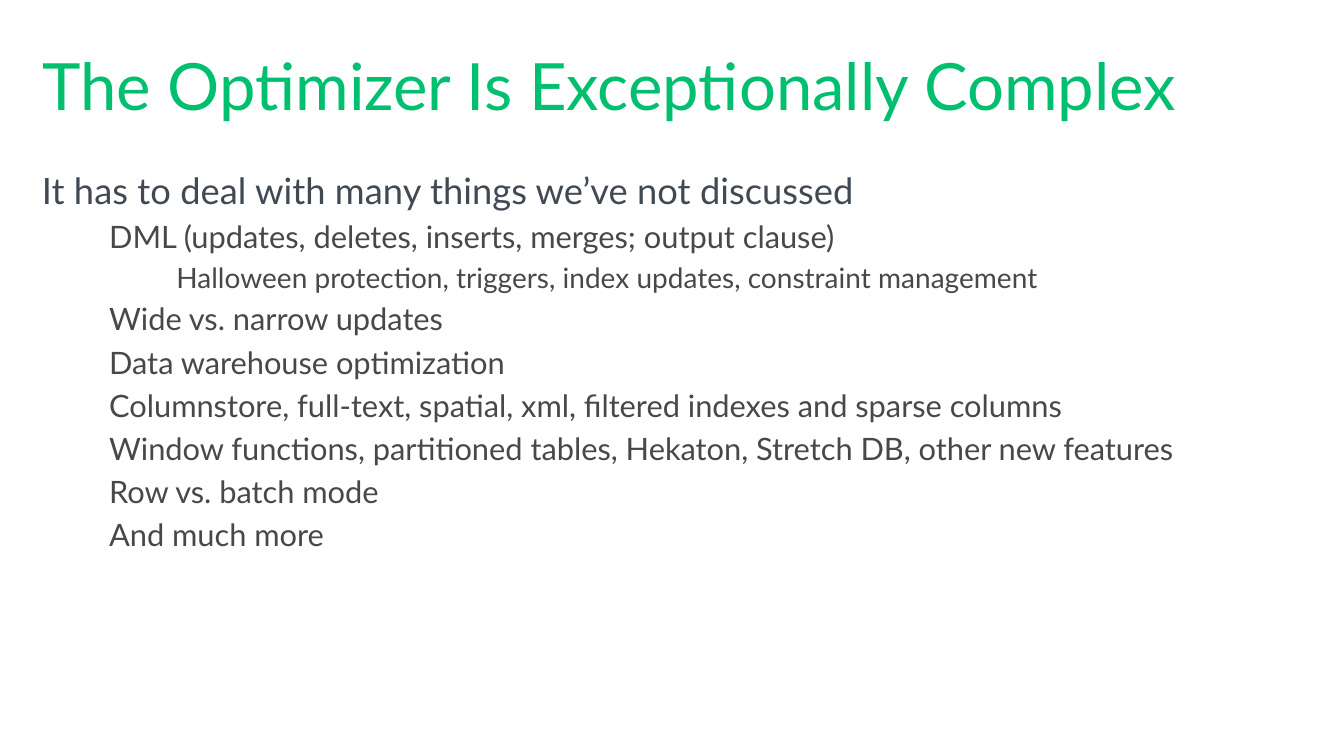
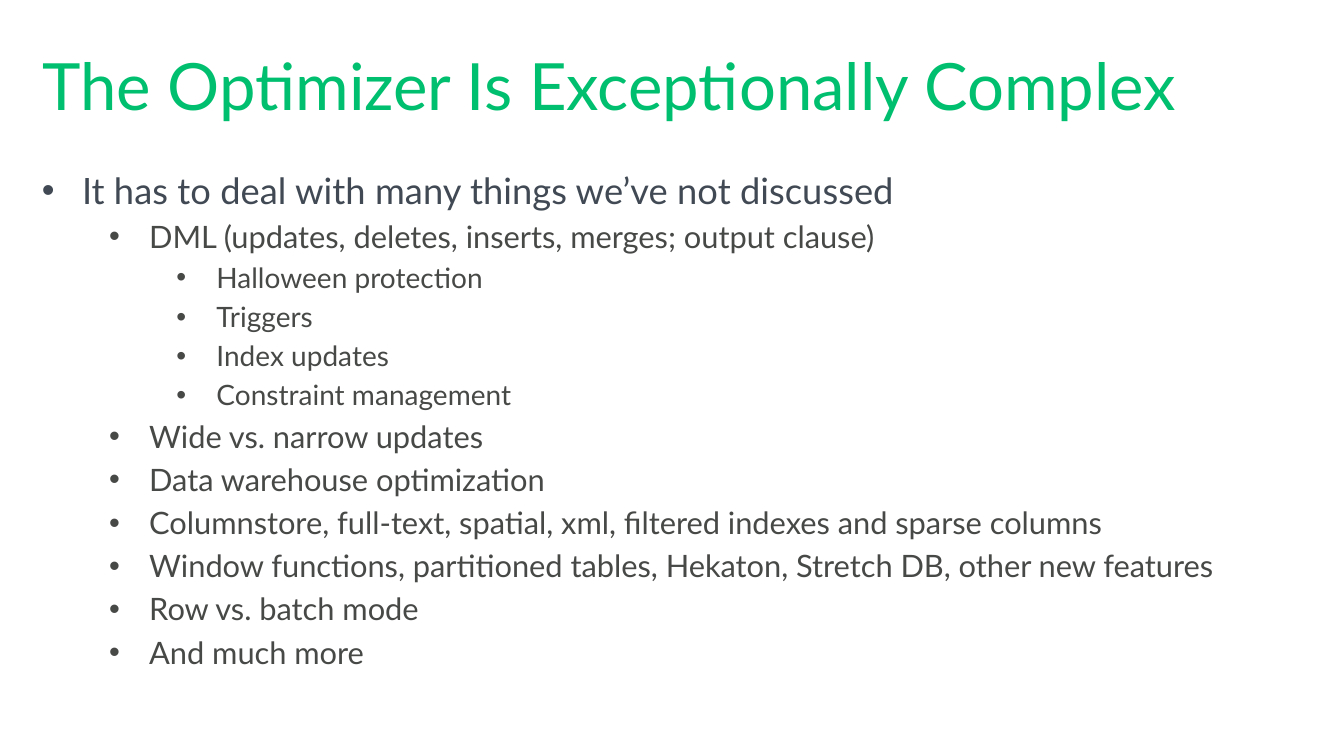
Before and after one commit to tf3604/OptimizerPresentation, a slide deck: slide 55 of Optimizer.pptx. Drawn at 1344x756 pixels with LibreOffice and Linux fonts; fonts in the diff are those of the drawing; background and template pictures are left out. Boxes give left, top, right and bottom in pixels: in the first picture for what was removed or moved away, otherwise in the second. Text is boxed around its words. In the diff, an @@ line names an element or a change of style, - is before the commit and + after.

```diff
--- a/Optimizer.pptx
+++ b/Optimizer.pptx
@@ text at [82,176,1213,665]: bullet none to • @@
@@ text at [216,267,511,410]: text changed @@
-    Halloween protection, triggers, index updates, constraint management
+    • Halloween protection
+    • Triggers
+    • Index updates
+    • Constraint management
```
Also in this commit, not shown: 38 other slides changed.
